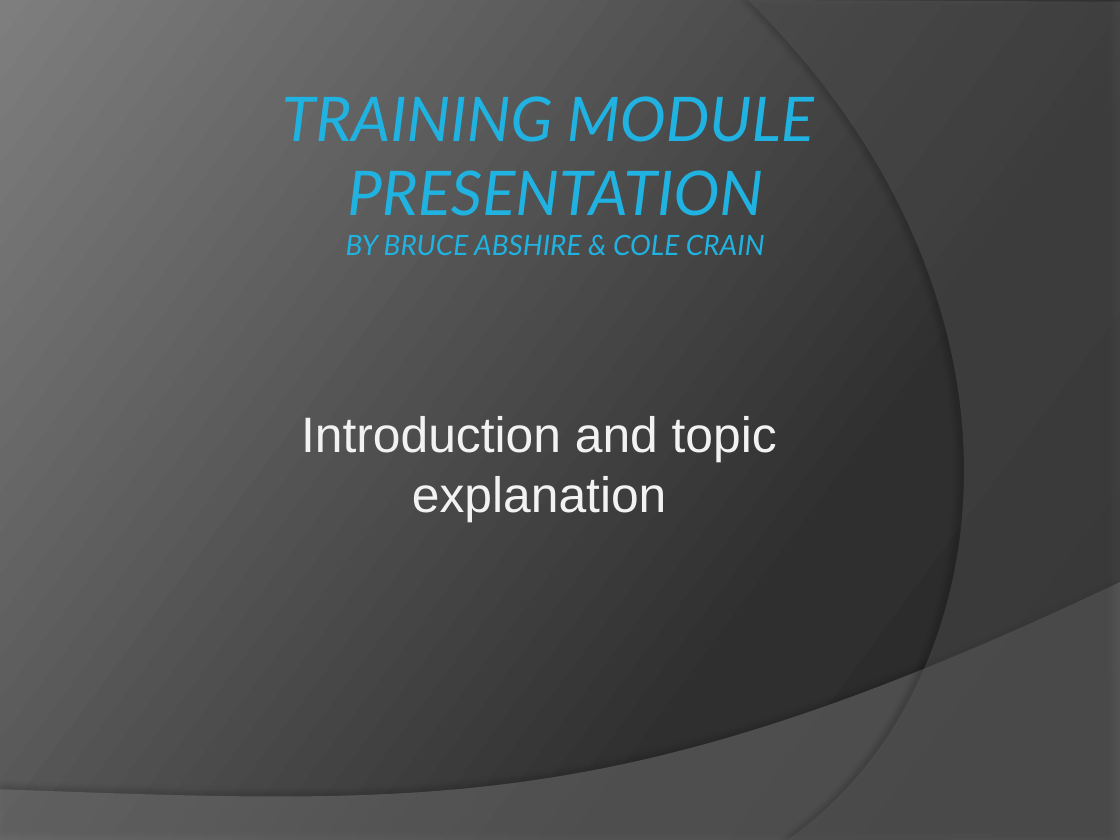
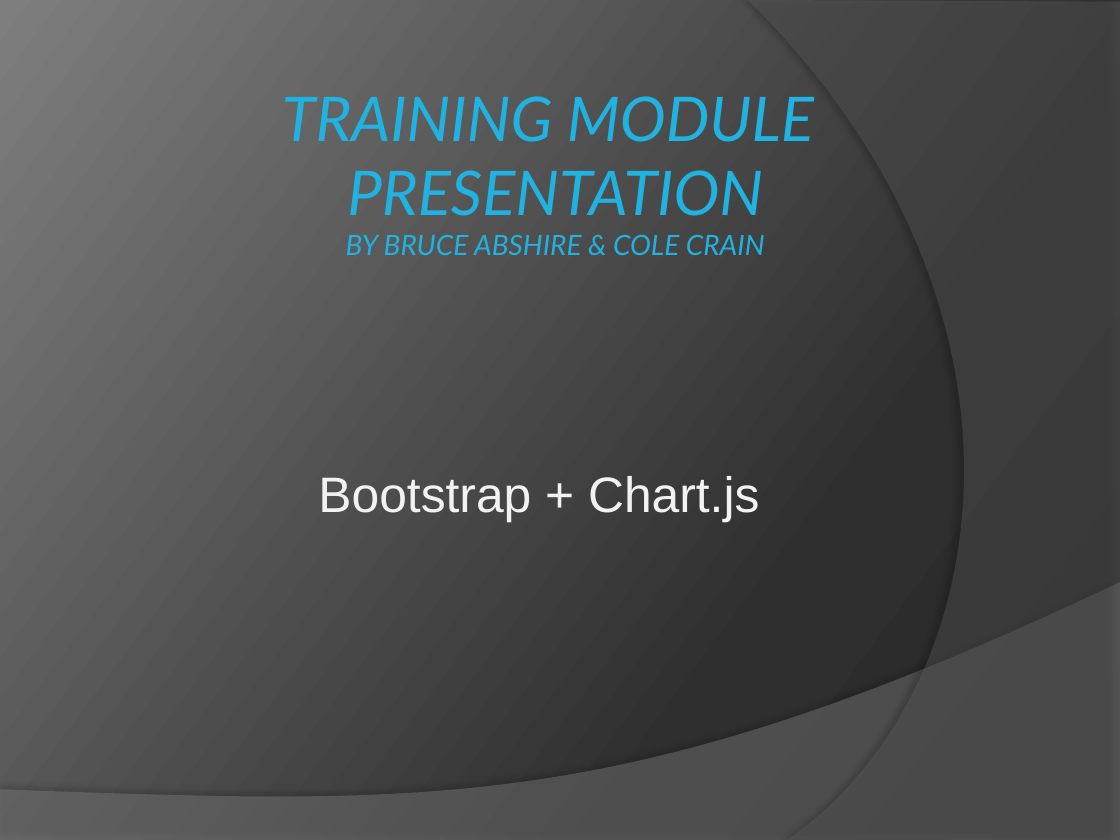
Before and after one commit to pipboy2/Bootstrap-Chart.JS-Training-Module, a slide deck: slide 1 of Training_Module.pptx. Drawn at 1120x840 pixels with LibreOffice and Linux fonts; fonts in the diff are those of the drawing. Boxes give left, top, right and bottom in pixels: in the first picture for what was removed or moved away, otherwise in the second. Text is boxed around its words. In the diff, an @@ line names an element or a change of style, - is before the commit and + after.

```diff
--- a/Training_Module.pptx
+++ b/Training_Module.pptx
@@ subtitle at (318, 476, 759, 523): text changed @@
-Introduction and topic explanation
+Bootstrap + Chart.js
```
Also in this commit, not shown: 8 other slides changed, 1 slide added.
